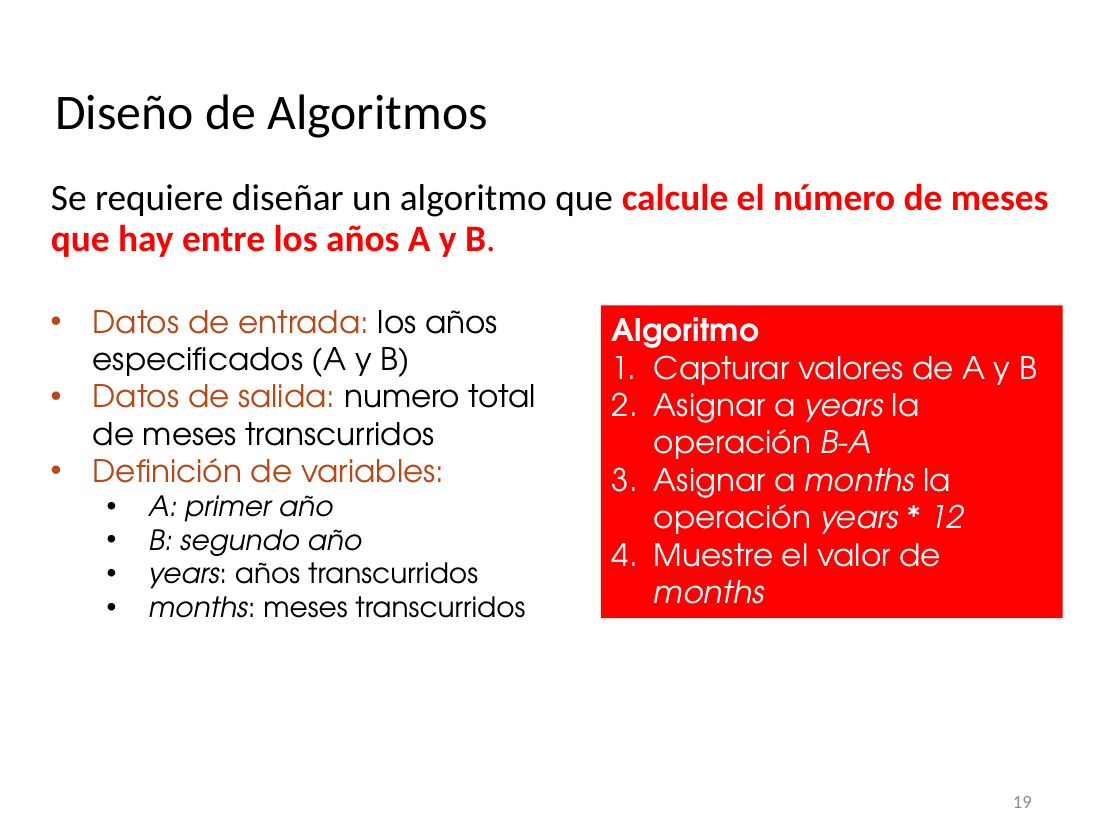
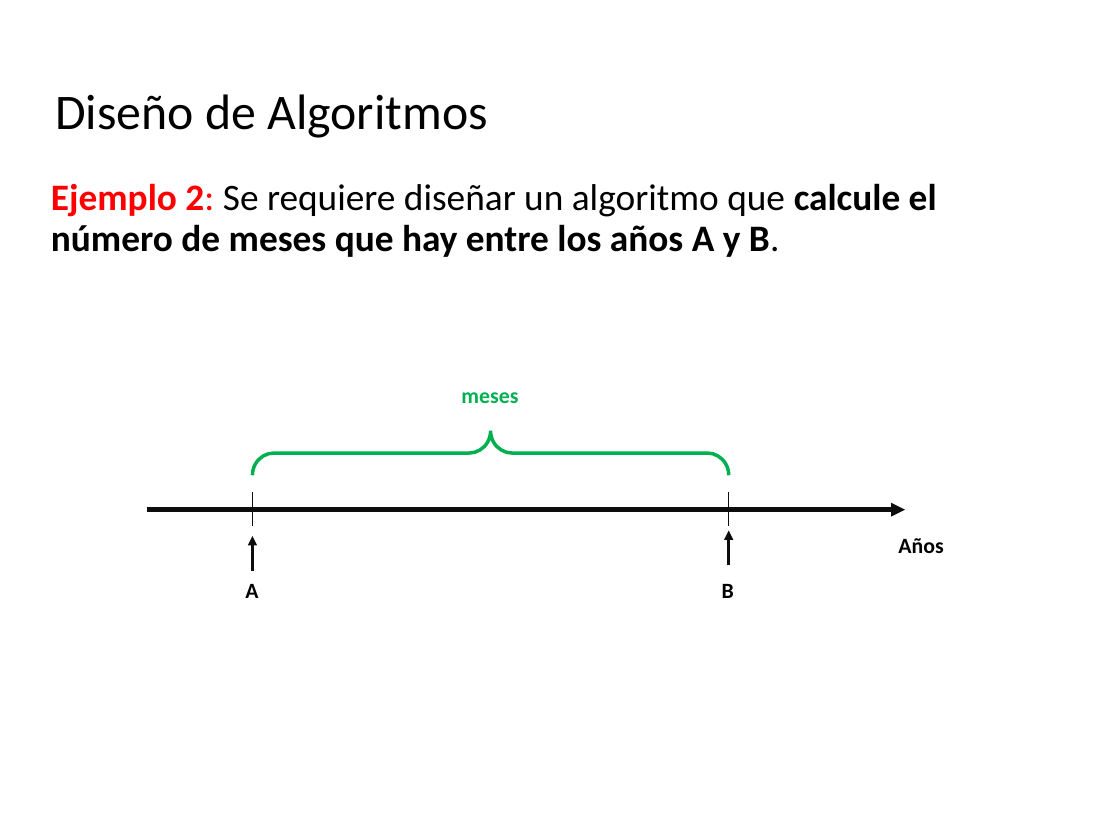
Before and after one commit to algoritmos-UdeA/logica1-20262, a slide deck: slide 33 of clases/2/clase-02.pptx (slide 19 before the commit). Drawn at 1120x840 pixels with LibreOffice and Linux fonts; fonts in the diff are those of the drawing. Boxes give left, top, right and bottom in pixels: in the first picture for what was removed or moved away, otherwise in the second. Text is boxed around its words. In the diff, an @@ line names an element or a change of style, - is before the commit and + after.

```diff
--- a/clases/2/clase-02.pptx
+++ b/clases/2/clase-02.pptx
@@ text at bbox=[51, 183, 937, 257]: text changed; text colour #FF0000 to #000000 @@
-Se requiere diseñar un algoritmo que calcule el número de meses que hay entre los años A y B.
+Ejemplo 2: Se requiere diseñar un algoritmo que calcule el número de meses que hay entre los años A y B.
@@ text removed at bbox=[93, 310, 536, 618] @@
-• Datos de entrada: los años especificados (A y B)
-• Datos de salida: numero total de meses transcurridos
-• Definición de variables:
-  • A: primer año
-  • B: segundo año
-  • years: años transcurridos
-  • months: meses transcurridos
@@ rectangle removed at bbox=[600, 306, 1062, 618] @@
-Algoritmo
-1. Capturar valores de A y B
-2. Asignar a years la operación B-A
-3. Asignar a months la operación years * 12
-4. Muestre el valor de months
@@ group added at bbox=[147, 392, 943, 598]: 4 texts, 3 arrows, 2 lines, 1 left brace @@
+Años
+A
+B
+meses
@@ page number removed at bbox=[1013, 796, 1032, 808] @@
-19
```
Also in this commit, not shown: 15 other slides changed, 17 slides added, 3 slides removed, 10 other files.
